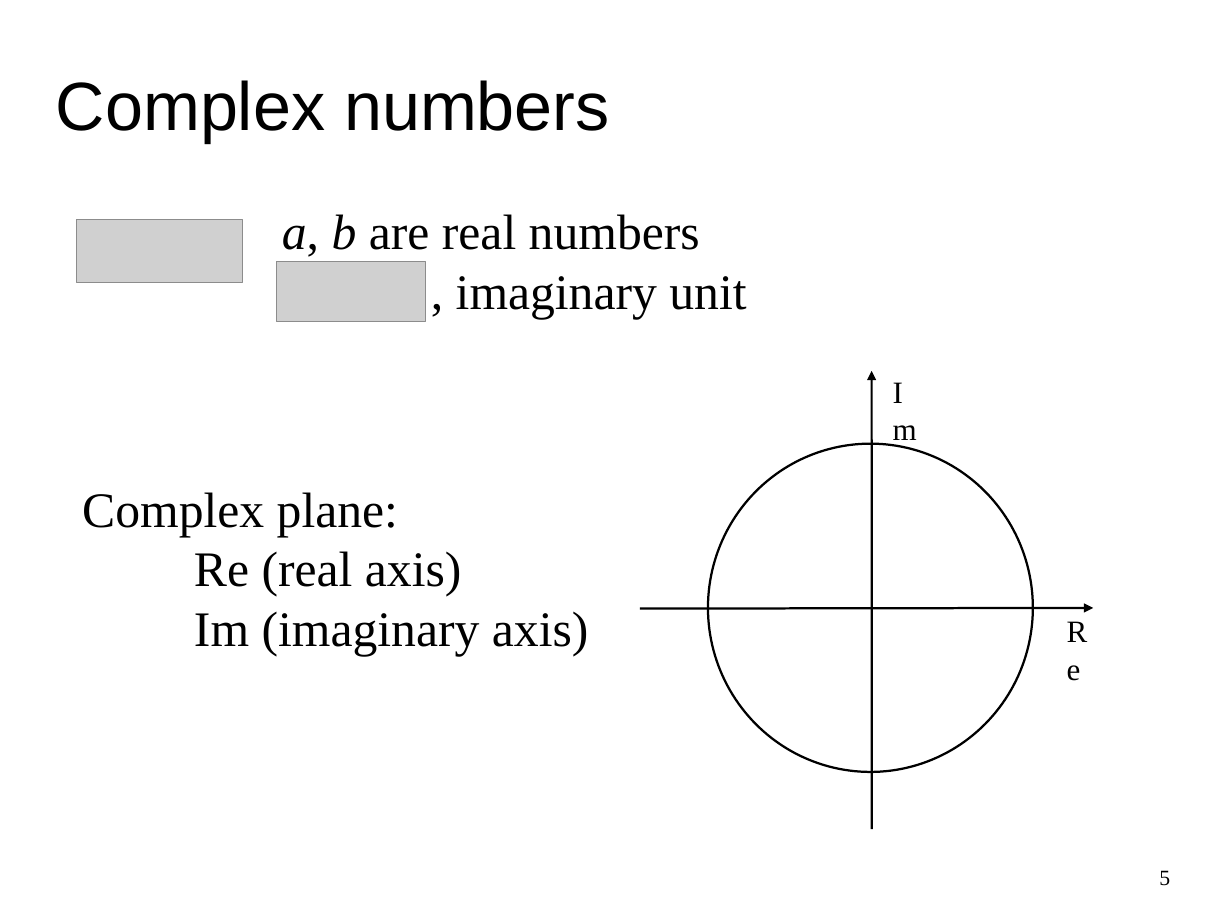
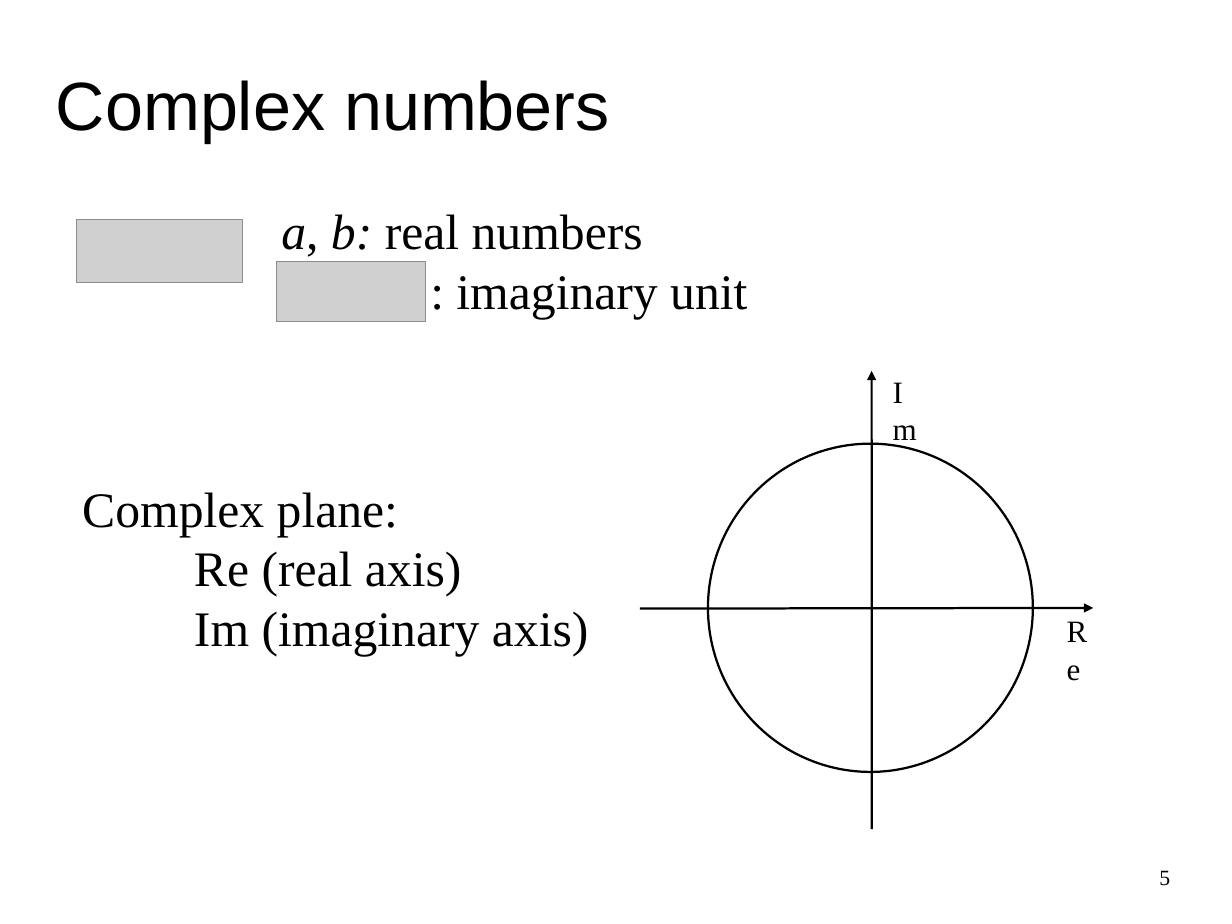
Before and after one commit to MTG/sms-tools, a slide deck: slide 5 of lectures/1-Introduction/Basic-mathematics.odp. Drawn at 1232x924 pixels with LibreOffice and Linux fonts; fonts in the diff are those of the drawing; grey boxes stand for pictures. Boxes give left, top, right and bottom in pixels: in the first picture for what was removed or moved away, otherwise in the second. Text is boxed around its words. In the diff, an @@ line names an element or a change of style, - is before the commit and + after.

```diff
--- a/lectures/1-Introduction/Basic-mathematics.odp
+++ b/lectures/1-Introduction/Basic-mathematics.odp
@@ text at box(281, 214, 747, 319): text changed @@
-a, b are real numbers
-, imaginary unit
+a, b: real numbers
+: imaginary unit
```
Also in this commit, not shown: 1 other slide changed, 9 other files.
